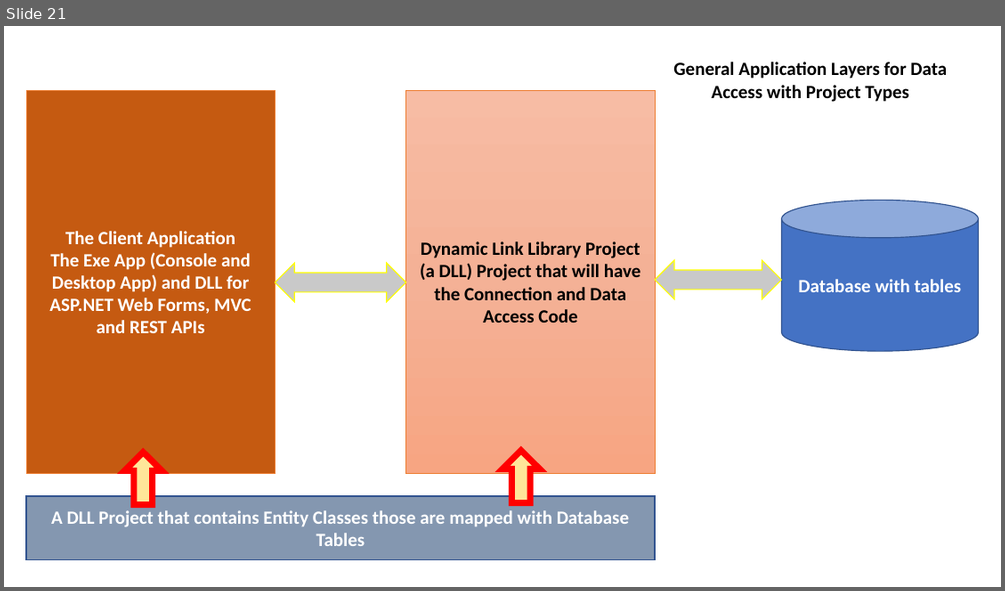
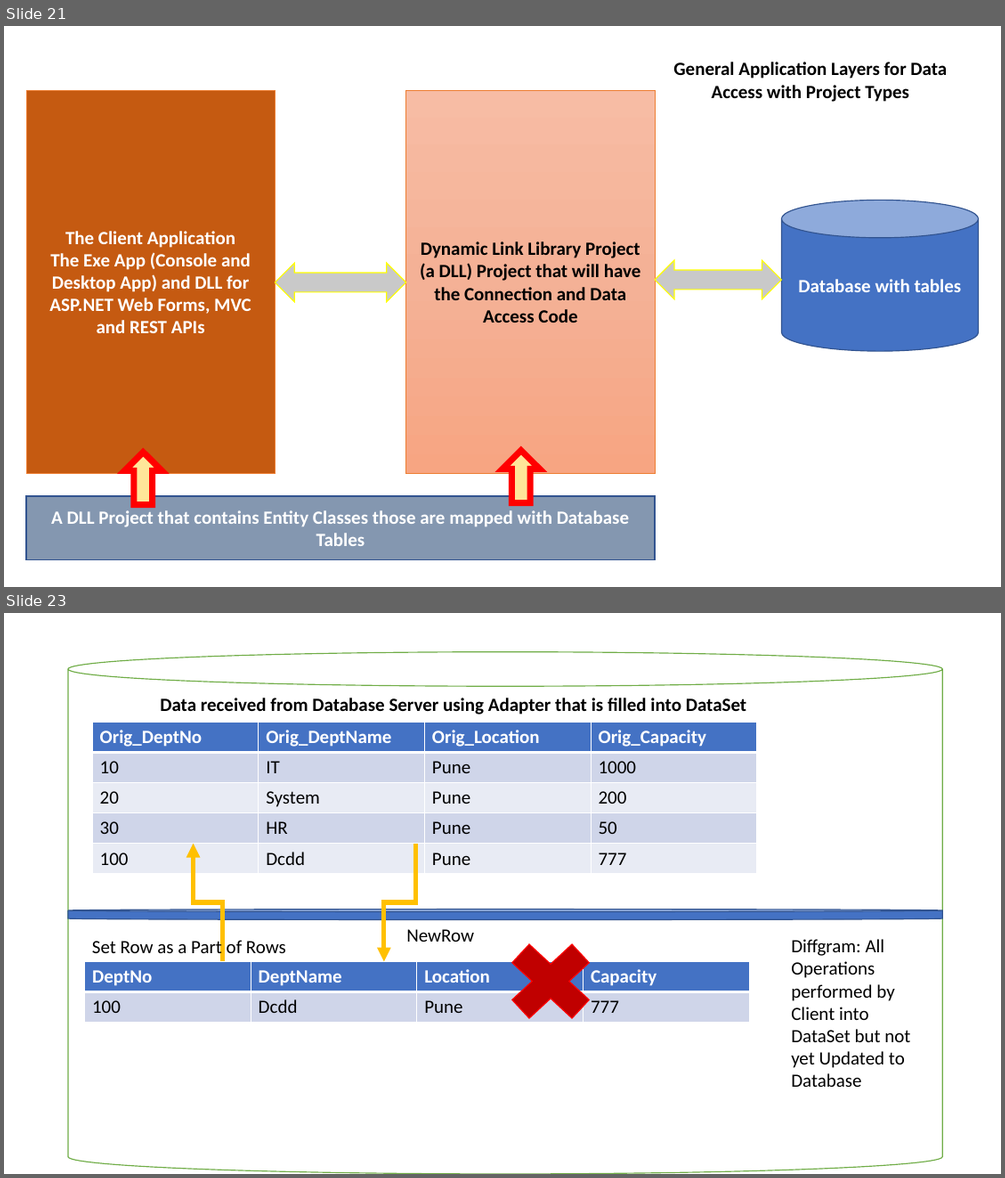
Before and after one commit to maheshsabnis/NetFrwk_Projects, a slide deck: Training-Images.pptx. Shown one above the other, each under a label of ours: slide 21 before the commit, slides 21 and 23 after it; the slides between them are not shown. The pictures are 1005x591 and 1005x1178 pixels, drawn with LibreOffice and Linux fonts; fonts in the diff are those of the drawing. Boxes give left, top, right and bottom in pixels: in the first picture for what was removed or moved away, otherwise in the second. Text is boxed around its words. In the diff, an @@ line names an element or a change of style, - is before the commit and + after.

Commit message:
Data:19-July-2022

```diff
--- a/Training-Images.pptx
+++ b/Training-Images.pptx
@@ slide 23 added at box(4, 613, 1001, 1174), background #FFFFFF @@
@@ cylinder added at box(68, 652, 942, 1174), fill #FFFFFF, outline #70AD47 1 pt @@
@@ text added at box(160, 698, 746, 714), 18 pt, text #000000, bold @@
+Data received from Database Server using Adapter that is filled into DataSet
@@ table added at box(92, 722, 756, 874), 5 rows, 4 columns @@
+Orig_DeptNo | Orig_DeptName | Orig_Location | Orig_Capacity
+10 | IT | Pune | 1000
+20 | System | Pune | 200
+30 | HR | Pune | 50
+100 | Dcdd | Pune | 777
@@ elbow arrow added from (222, 962) to (194, 844), #FFC000 4.5 pt @@
@@ elbow arrow added from (416, 844) to (384, 962), #FFC000 4.5 pt @@
@@ cylinder added at box(68, 909, 942, 919), fill #4472C4, outline #325491 1 pt @@
@@ text added at box(406, 929, 474, 941), 18 pt, text #000000 @@
+NewRow
@@ cross added at box(493, 928, 608, 1035), fill #C00000, outline #FF0000 1 pt @@
@@ text added at box(92, 938, 286, 959), 18 pt, text #000000 @@
+Set Row as a Part of Rows
@@ text added at box(791, 939, 910, 1086), 18 pt, text #000000 @@
+Diffgram: All Operations performed by Client into DataSet but not yet Updated to Database
@@ table added at box(85, 962, 749, 1022), 2 rows, 4 columns @@
+DeptNo | DeptName | Location | Capacity
+100 | Dcdd | Pune | 777
```
Also in this commit, not shown: 1 other slide added, 2 other files.
